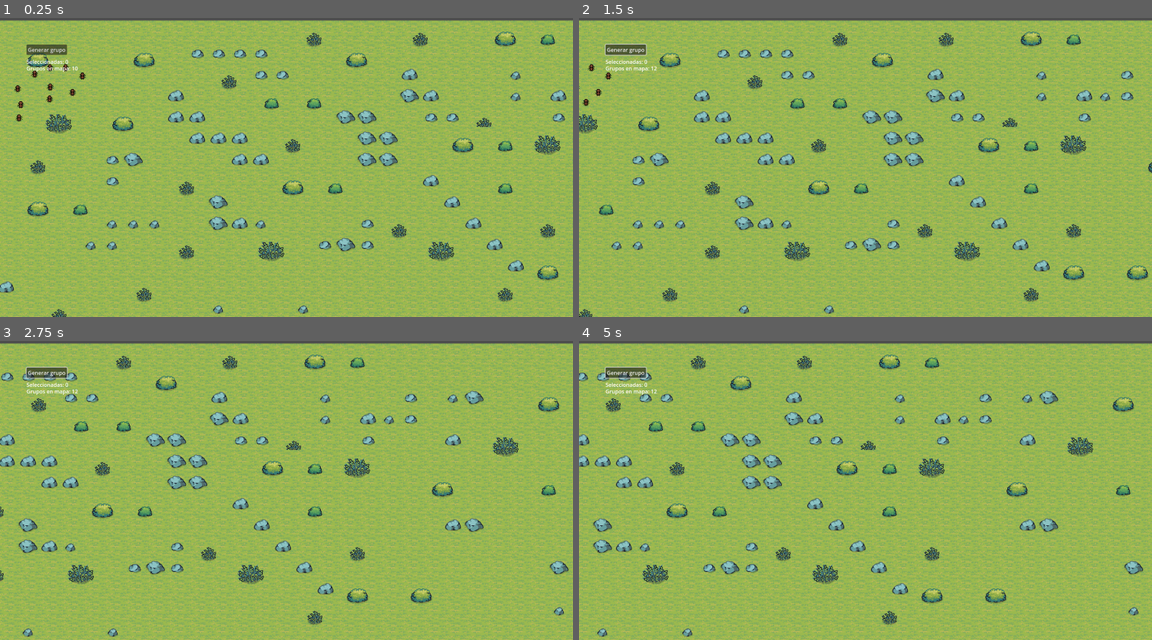
Above: before the commit, frames 1-4 (two rows, left to right).
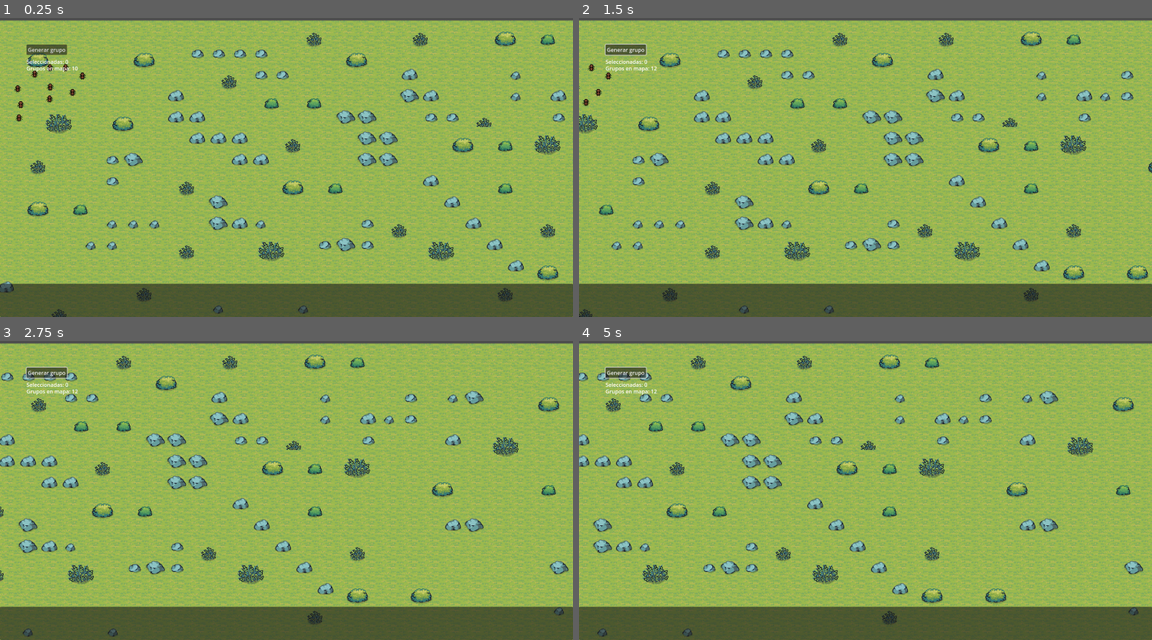
Above: after the commit, the same moments.

Repository: JNDNCZAS/War_Ants
Game: Godot game, scene res://scenes/Main.tscn
Same seed, same stepped clock (60 frames per second), same inputs: the game is played once before the commit and once after it.
Inputs (mouse positions are in pixels of both pictures, inside the frame that each line leads up to):
- Up to frame 1 (0.25 s): no input
- Up to frame 2 (1.5 s): click "Generar grupo" at 0.5 s; tap Enter at 1.25 s; move the mouse to (991, 152) at 1.27 s; hold Right (ui_right) from 1.28 s (still down); hold Z from 1.28 s (still down); click (991, 152) at 1.42 s
- Up to frame 3 (2.75 s): release Right (ui_right) at 2 s; release Z at 2 s; drag from (171, 505) to (257, 550) at 2.02 s
- Up to frame 4 (5 s): move the mouse to (922, 424) at 2.77 s; hold Right (ui_right) 2.78-3.5 s; hold Z 2.78-3.5 s; click (922, 424) at 2.92 s; drag from (836, 550) to (693, 445) at 3.52 s; move the mouse to (1037, 535) at 4.27 s; hold Left (ui_left) from 4.28 s (still down); hold Z from 4.28 s (still down); click (1037, 535) at 4.42 s

The runs differ from the first frame. In frame 1, 11% of the frame differs, in the area x 0-100%, y 88-100%; in frame 2, 11%; in frame 3, 11%; in frame 4, 11%.

Commit message:
Cree el sistema de informacion en el juego con el cual, al seleccionar uno o mas AntGroups aparecen en la parte inferior de la pantalla, y al pasar el mouse sobre cada grupo despliega un cuadro con los stats de cada hormiga

Diff:
--- /dev/null
+++ b/UnitCard.gd
@@ -0,0 +1,47 @@
+extends Control
+
+@onready var texture_rect: TextureRect = $CardBG/TextureRect
+@onready var tooltip: PanelContainer = $Tooltip
+@onready var label_nombre: Label = $Tooltip/VBoxContainer/LabelNombre
+@onready var label_especie: Label = $Tooltip/VBoxContainer/LabelEspecie
+@onready var label_vida: Label = $Tooltip/VBoxContainer/LabelVida
+@onready var label_velocidad: Label = $Tooltip/VBoxContainer/LabelVelocidad
+@onready var label_daño: Label = $Tooltip/VBoxContainer/LabelDaño
+@onready var label_defensa: Label = $Tooltip/VBoxContainer/LabelDefensa
+@onready var label_carga: Label = $Tooltip/VBoxContainer/LabelCarga
+@onready var label_reduccion: Label = $Tooltip/VBoxContainer/LabelReduccion
+
+var ant_group = null
+
+func _ready():
+	tooltip.top_level = true
+	tooltip.visible = false
+	await get_tree().process_frame
+	tooltip.custom_minimum_size = Vector2(160, 180)
+	tooltip.size = Vector2(160, 180)
+	custom_minimum_size = Vector2(80, 80)
+	size = Vector2(80, 80)
+	print("UnitCard size después de forzar: ", size)
+
+func setup(group):
+	ant_group = group
+	if group.stats:
+		label_nombre.text = group.stats.nombre
+		label_especie.text = group.stats.especie
+		label_vida.text = "Vida: " + str(group.stats.vida)
+		label_velocidad.text = "Velocidad: " + str(group.stats.velocidad)
+		label_daño.text = "Daño: " + str(group.stats.daño)
+		label_defensa.text = "Defensa: " + str(group.stats.defensa)
+		label_carga.text = "Carga: " + str(group.stats.capacidad_carga)
+		label_reduccion.text = "Vel. carga: " + str(group.stats.reduccion_velocidad_carga)
+	var sprite_frames = group.sprite.sprite_frames
+	if sprite_frames:
+		var frame_texture = sprite_frames.get_frame_texture("walk", 0)
+		texture_rect.texture = frame_texture
+
+func _on_mouse_entered():
+	tooltip.visible = true
+	tooltip.global_position = global_position + Vector2(0, -tooltip.size.y)
+
+func _on_mouse_exited():
+	tooltip.visible = false
--- a/scenes/Main.tscn
+++ b/scenes/Main.tscn
@@ -7,7 +7,10 @@
 [ext_resource type="Texture2D" uid="uid://k1wg5a3q1bg0" path="res://assets/tiles/Cespe.png" id="2_lhr70"]
 [ext_resource type="Script" uid="uid://csfytaon5khe8" path="res://scripts/camera_2d.gd" id="3_0bbpv"]
 [ext_resource type="Script" uid="uid://bsanlfib51a5q" path="res://scripts/ui.gd" id="4_rarhs"]
-[ext_resource type="Resource" uid="uid://bc34uyyi8tif5" path="res://data/stats/atta_obrera_mayor.tres" id="5_jlsqs"]
+[ext_resource type="Resource" uid="uid://c2poig6dxpose" path="res://data/stats/atta_obrera_menor.tres" id="5_lhr70"]
+[ext_resource type="Resource" uid="uid://na31xh8fyot1" path="res://data/stats/atta_reina.tres" id="6_wp0k4"]
+[ext_resource type="Resource" uid="uid://4mik4f7ggkjr" path="res://data/stats/atta_obrera_minima.tres" id="7_wp0k4"]
+[ext_resource type="Resource" uid="uid://15u8ig1d6emw" path="res://data/stats/atta_macho.tres" id="8_bjd11"]
 
 [sub_resource type="TileSetAtlasSource" id="TileSetAtlasSource_c01mt"]
 texture = ExtResource("2_lhr70")
@@ -397,50 +400,50 @@
 [node name="AntGroup" parent="AntGroups" instance=ExtResource("1_rvslj")]
 position = Vector2(166, 199)
 color_selected = Color(0.66409, 0.0582302, 0.284197, 1)
-stats = ExtResource("5_jlsqs")
+stats = ExtResource("5_lhr70")
 
 [node name="AntGroup2" parent="AntGroups" instance=ExtResource("1_rvslj")]
 position = Vector2(233, 215)
-stats = ExtResource("5_jlsqs")
+stats = ExtResource("6_wp0k4")
 
 [node name="AntGroup3" parent="AntGroups" instance=ExtResource("1_rvslj")]
 position = Vector2(165, 141)
-stats = ExtResource("5_jlsqs")
+stats = ExtResource("7_wp0k4")
 
 [node name="AntGroup4" parent="AntGroups" instance=ExtResource("1_rvslj")]
 position = Vector2(77, 252)
 color_selected = Color(0.66409, 0.0582302, 0.284197, 1)
-stats = ExtResource("5_jlsqs")
+stats = ExtResource("8_bjd11")
 
 [node name="AntGroup5" parent="AntGroups" instance=ExtResource("1_rvslj")]
 position = Vector2(68, 204)
 color_selected = Color(0.66409, 0.0582302, 0.284197, 1)
-stats = ExtResource("5_jlsqs")
+stats = ExtResource("7_wp0k4")
 
 [node name="AntGroup6" parent="AntGroups" instance=ExtResource("1_rvslj")]
 position = Vector2(72, 292)
 color_selected = Color(0.66409, 0.0582302, 0.284197, 1)
-stats = ExtResource("5_jlsqs")
+stats = ExtResource("7_wp0k4")
 
 [node name="AntGroup7" parent="AntGroups" instance=ExtResource("1_rvslj")]
 position = Vector2(212, 141)
 color_selected = Color(0.66409, 0.0582302, 0.284197, 1)
-stats = ExtResource("5_jlsqs")
+stats = ExtResource("7_wp0k4")
 
 [node name="AntGroup8" parent="AntGroups" instance=ExtResource("1_rvslj")]
 position = Vector2(119, 160)
 color_selected = Color(0.66409, 0.0582302, 0.284197, 1)
-stats = ExtResource("5_jlsqs")
+stats = ExtResource("7_wp0k4")
 
 [node name="AntGroup9" parent="AntGroups" instance=ExtResource("1_rvslj")]
 position = Vector2(263, 166)
 color_selected = Color(0.66409, 0.0582302, 0.284197, 1)
-stats = ExtResource("5_jlsqs")
+stats = ExtResource("7_wp0k4")
 
 [node name="AntGroup10" parent="AntGroups" instance=ExtResource("1_rvslj")]
 position = Vector2(164, 235)
 color_selected = Color(0.66409, 0.0582302, 0.284197, 1)
-stats = ExtResource("5_jlsqs")
+stats = ExtResource("7_wp0k4")
 
 [node name="SelectionRect" type="ColorRect" parent="."]
 mouse_filter = 2
@@ -482,3 +485,17 @@
 offset_right = 226.0
 offset_bottom = 163.0
 text = "Grupos en mapa: 0"
+
+[node name="BottomPanel" type="PanelContainer" parent="UI"]
+anchors_preset = 12
+anchor_top = 1.0
+anchor_right = 1.0
+anchor_bottom = 1.0
+offset_top = -100.0
+grow_horizontal = 2
+grow_vertical = 0
+pivot_offset = Vector2(0, 100)
+
+[node name="UnitContainer" type="HBoxContainer" parent="UI/BottomPanel"]
+layout_mode = 2
+alignment = 1
--- /dev/null
+++ b/scenes/UnitCard.tscn
@@ -0,0 +1,65 @@
+[gd_scene load_steps=2 format=3 uid="uid://b8hcppamrot2i"]
+
+[ext_resource type="Script" uid="uid://bc6e2piya3smi" path="res://UnitCard.gd" id="1_8172u"]
+
+[node name="UnitCard" type="Control"]
+custom_minimum_size = Vector2(80, 80)
+layout_mode = 3
+anchors_preset = 0
+offset_right = 80.0
+offset_bottom = 80.0
+script = ExtResource("1_8172u")
+
+[node name="CardBG" type="PanelContainer" parent="."]
+custom_minimum_size = Vector2(80, 80)
+layout_mode = 0
+offset_right = 40.0
+offset_bottom = 40.0
+mouse_filter = 2
+
+[node name="TextureRect" type="TextureRect" parent="CardBG"]
+layout_mode = 2
+mouse_filter = 2
+expand_mode = 2
+stretch_mode = 5
+
+[node name="Tooltip" type="PanelContainer" parent="."]
+custom_minimum_size = Vector2(160, 180)
+layout_mode = 1
+anchors_preset = -1
+anchor_top = -2.25
+anchor_right = 1.975
+offset_bottom = 32.0
+grow_horizontal = 2
+mouse_filter = 2
+
+[node name="VBoxContainer" type="VBoxContainer" parent="Tooltip"]
+layout_mode = 2
+mouse_filter = 2
+
+[node name="LabelNombre" type="Label" parent="Tooltip/VBoxContainer"]
+layout_mode = 2
+
+[node name="LabelEspecie" type="Label" parent="Tooltip/VBoxContainer"]
+layout_mode = 2
+
+[node name="LabelVida" type="Label" parent="Tooltip/VBoxContainer"]
+layout_mode = 2
+
+[node name="LabelVelocidad" type="Label" parent="Tooltip/VBoxContainer"]
+layout_mode = 2
+
+[node name="LabelDaño" type="Label" parent="Tooltip/VBoxContainer"]
+layout_mode = 2
+
+[node name="LabelDefensa" type="Label" parent="Tooltip/VBoxContainer"]
+layout_mode = 2
+
+[node name="LabelCarga" type="Label" parent="Tooltip/VBoxContainer"]
+layout_mode = 2
+
+[node name="LabelReduccion" type="Label" parent="Tooltip/VBoxContainer"]
+layout_mode = 2
+
+[connection signal="mouse_entered" from="." to="." method="_on_mouse_entered"]
+[connection signal="mouse_exited" from="." to="." method="_on_mouse_exited"]
--- a/scripts/GameController.gd
+++ b/scripts/GameController.gd
@@ -2,6 +2,7 @@
 
 @onready var ant_groups_container = $"../AntGroups"
 @onready var selection_rect_node: ColorRect = $"../SelectionRect"
+@onready var ui = $"../UI"
 
 var selected_groups: Array = []
 var drag_start: Vector2 = Vector2.ZERO
@@ -70,6 +71,7 @@
 			_toggle_select(group)
 			break
 	_update_selection_label()
+	ui._actualizar_panel(selected_groups)
 
 func _finish_drag_selection(end_pos: Vector2):
 	var rect = Rect2(drag_start, Vector2.ZERO).expand(end_pos)
@@ -79,6 +81,7 @@
 		if rect.has_point(group.global_position):
 			_select(group)
 	_update_selection_label()
+	ui._actualizar_panel(selected_groups)
 
 func _issue_move_order(world_pos: Vector2):
 	var count = selected_groups.size()
@@ -122,6 +125,7 @@
 		group.set_selected(false)
 	selected_groups.clear()
 	_update_selection_label()
+	ui._actualizar_panel(selected_groups)
 
 func _update_selection_rect(start: Vector2, end: Vector2):
 	var rect = Rect2(start, Vector2.ZERO).expand(end)
--- a/scripts/ui.gd
+++ b/scripts/ui.gd
@@ -14,6 +14,9 @@
 @onready var spawn_zone: Polygon2D = get_tree().get_root().get_node("Main/SpawnZone")
 @onready var selection_label: Label = $SelectionLabel
 @onready var total_label: Label = $TotalLabel
+const UnitCardScene = preload("res://scenes/UnitCard.tscn")
+
+@onready var unit_container: HBoxContainer = $BottomPanel/UnitContainer
 
 func _process(_delta):
 	total_label.text = "Grupos en mapa: " + str(ant_groups_container.get_child_count())
@@ -63,3 +66,12 @@
 	for point in polygon:
 		center += point
 	return center / polygon.size()
+
+
+func _actualizar_panel(selected_groups: Array):
+	for child in unit_container.get_children():
+		child.queue_free()
+	for group in selected_groups:
+		var card = UnitCardScene.instantiate()
+		unit_container.add_child(card)
+		card.setup(group)
Not shown, added: UnitCard.gd.uid
Not shown: 1 places in scenes/Main.tscn that only renumber resources
